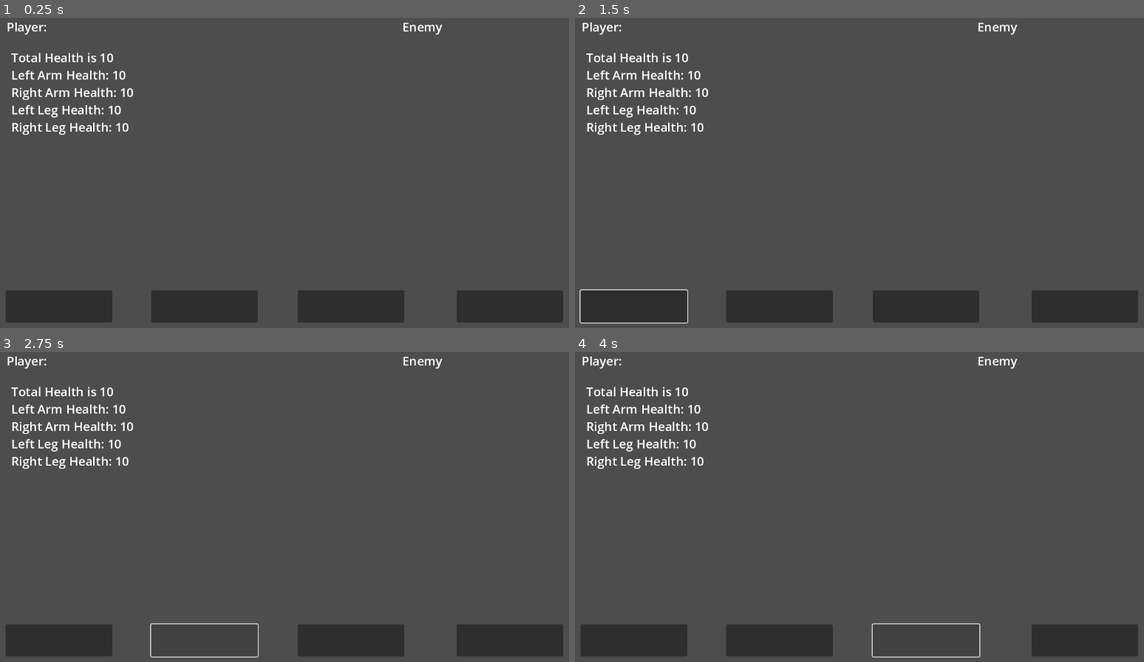
Above: before the commit, frames 1-4 (two rows, left to right).
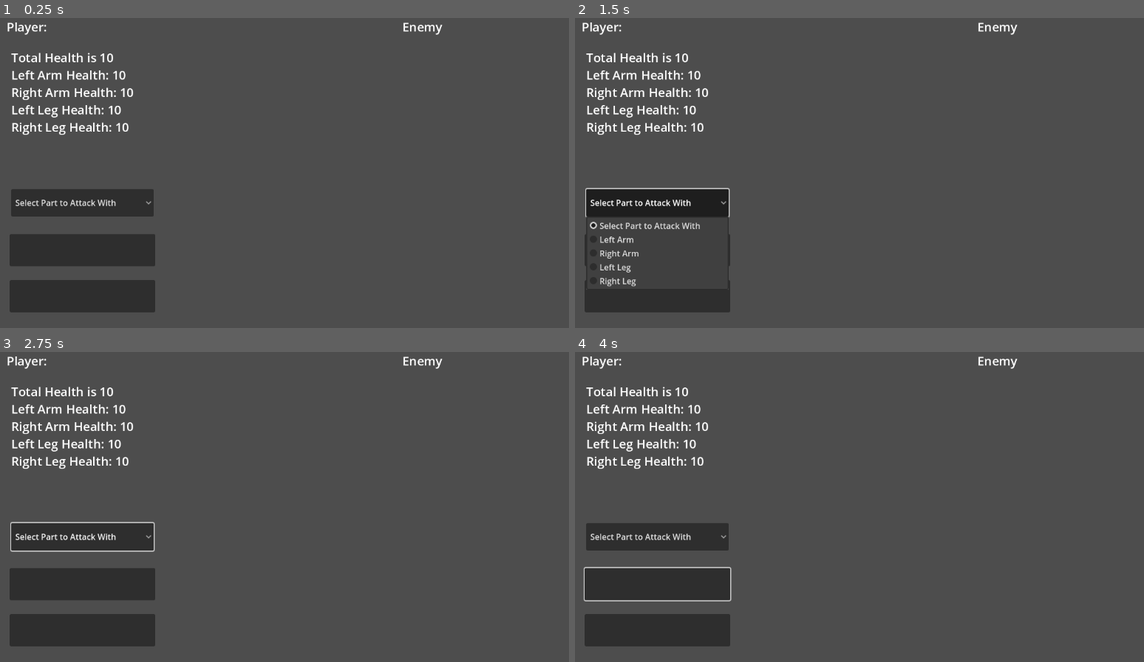
Above: after the commit, the same moments.

Repository: jdcalvelli/jrpg-staged-combat-prototype
Game: Godot game, scene res://Scenes/test_scene.tscn
Same seed, same stepped clock (60 frames per second), same inputs: the game is played once before the commit and once after it.
Inputs (mouse positions are in pixels of both pictures, inside the frame that each line leads up to):
- Up to frame 1 (0.25 s): no input
- Up to frame 2 (1.5 s): click (631, 306) at 0.52 s; click (654, 204) at 1.25 s, where only the run after the commit has a clickable "Select Part to Attack With"
- Up to frame 3 (2.75 s): click (204, 640) at 2.02 s
- Up to frame 4 (4 s): click (654, 584) at 2.77 s; click (927, 640) at 3.52 s

The runs differ from the first frame. In frame 1, 12% of the frame differs, in the area x 1-99%, y 55-99%; in frame 2, 10%; in frame 3, 11%; in frame 4, 11%.

Commit message:
Set up the "menu", The attack button now has the ability to select which limb to attack with, doesn't do anything else otherwise.

Diff:
--- a/Scenes/test_scene.tscn
+++ b/Scenes/test_scene.tscn
@@ -29,36 +29,39 @@
 [node name="Node2D" type="Node2D" parent="GameManager"]
 script = ExtResource("2_8m1u0")
 
+[node name="CommandButton" type="OptionButton" parent="GameManager"]
+anchors_preset = 8
+anchor_left = 0.5
+anchor_top = 0.5
+anchor_right = 0.5
+anchor_bottom = 0.5
+offset_left = 32.0
+offset_top = 359.0
+offset_right = 310.0
+offset_bottom = 413.0
+grow_horizontal = 2
+grow_vertical = 2
+
+[node name="DefendButton" type="Button" parent="GameManager"]
+offset_left = 29.0
+offset_top = 447.0
+offset_right = 313.0
+offset_bottom = 510.0
+theme_override_font_sizes/font_size = 24
+
+[node name="DefendButton2" type="Button" parent="GameManager"]
+offset_left = 29.0
+offset_top = 537.0
+offset_right = 313.0
+offset_bottom = 600.0
+theme_override_font_sizes/font_size = 24
+
 [node name="PlayerStats" type="RichTextLabel" parent="GameManager"]
 offset_left = 32.0
 offset_top = 85.0
 offset_right = 315.0
-offset_bottom = 370.0
+offset_bottom = 347.0
 theme_override_font_sizes/normal_font_size = 24
 text = "Test
 "
 script = ExtResource("2_isdhl")
-
-[node name="LeftArmButton" type="Button" parent="."]
-offset_left = 21.0
-offset_top = 557.0
-offset_right = 229.0
-offset_bottom = 620.0
-
-[node name="RightArmButton" type="Button" parent="."]
-offset_left = 305.0
-offset_top = 557.0
-offset_right = 513.0
-offset_bottom = 620.0
-
-[node name="LeftLegButton" type="Button" parent="."]
-offset_left = 591.0
-offset_top = 557.0
-offset_right = 799.0
-offset_bottom = 620.0
-
-[node name="RightLegButton" type="Button" parent="."]
-offset_left = 901.0
-offset_top = 557.0
-offset_right = 1109.0
-offset_bottom = 620.0
--- a/Scripts/GameManager.gd
+++ b/Scripts/GameManager.gd
@@ -6,12 +6,16 @@
 var _enemyMech: EnemyMech
 var _playerText: RichTextLabel
 
-#State Machine, So each
-enum States {Round_Start, Player_Select, Player_Target, Enemy_Select, Enemy_Target, Damage_Calc}
+var attackButton: Button
+
+#State Machine, TBD
+#enum States {Round_Start, Player_Select, Player_Target, Enemy_Select, Enemy_Target, Damage_Calc}
 
 # Called when the node enters the scene tree for the first time.
 # this is start
 func _ready():
+
+	#Player Insantiation.
 	# this is really not a good way to do this, should find a better one
 	_playerText = get_node("PlayerStats") #This finds us the Text node so we can update it.
 	# creates a new PlayerMech class and passes it's health and it's body parts.
@@ -31,6 +35,9 @@
 	+ ("\nLeft Leg Health: %s" % _playerMech.mechHealth) \
 	+ ("\nRight Leg Health: %s") % _playerMech.mechHealth
 
+	#Player Button Instation
+	attackButton = get_node("CommandButton") #get_node works by finding nodes in the same node tree. so in this case the command button has to be childed to the GameManager for this to work as far as I've been able to work out.
+	_add_commands() #calls add command function.
 
 	_enemyMech = EnemyMech.new(
 		20,
@@ -56,6 +63,15 @@
 	_enemyMech.attack()
 
 
+#Adds commands on start up for each limb on the player mech.
+func _add_commands():
+	attackButton.add_item("Select Part to Attack With") #adds the initial command that just says hey pick a command lol
+
+	for _partKey in _playerMech.mechParts: #Populates the option menu with each part of the player mech.
+		attackButton.add_item(_playerMech.mechParts[_partKey].partName)
+	#Considerations, When a part is destroyed is it possible to remove an item?
+	#On the options button manual page there is a way to remove an item in the button based on it's index
+	#Does godot index from 0 or 1?
 
 # Called every frame. 'delta' is the elapsed time since the previous frame.
 # this is update
